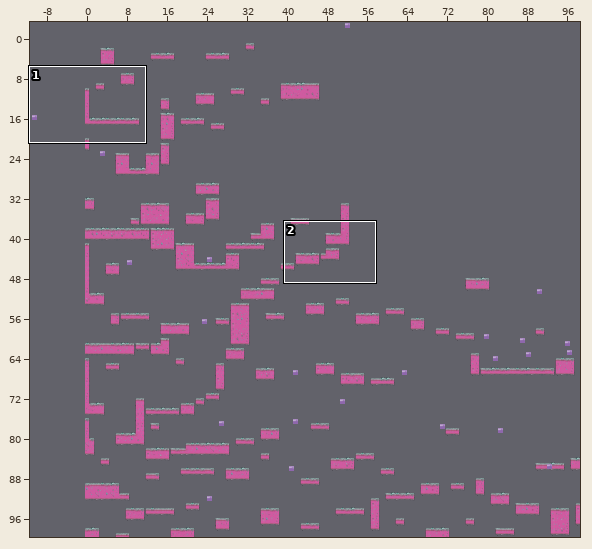
One commit to this Tiled map: res/maps/map-a1.tmx. Above: a wide view before the commit, with the close-up outlined.
Close-up. The starting point:
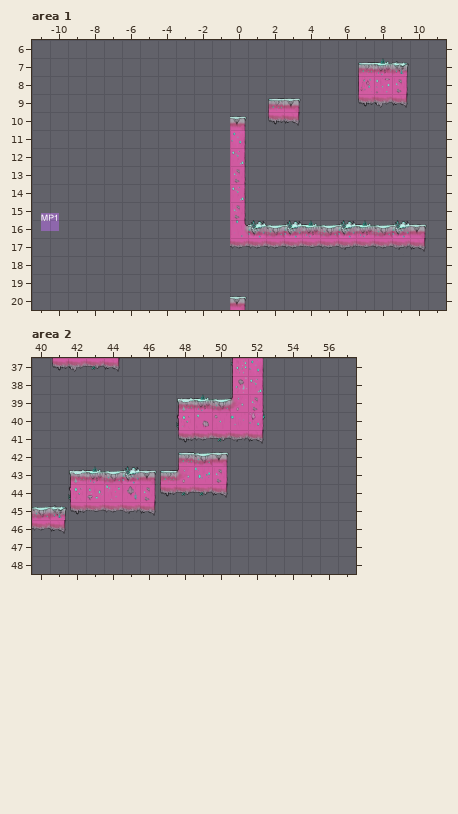
Cells are 64x64 px. Shown: area 1 x -11..11, y 6..20; area 2 x 40..57, y 37..48. The commit also changed other parts of the map, which this record leaves out.
And afterwards:
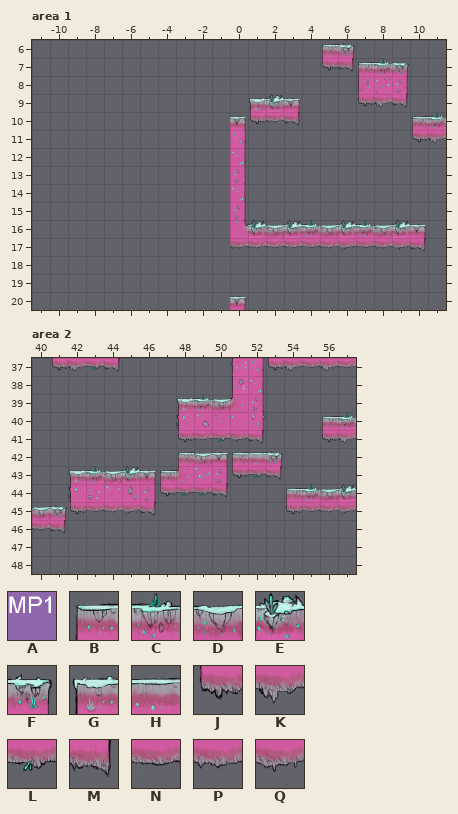
Key: from "moving_platform": A 0 "bigPlatform"; from "tiledmap_final": B 6, C 7, D 8, E 9, F 10, G 54, H 55, J 154, K 155, L 161, M 162, N 207, P 208, Q 209.
_ is an empty cell, . an unchanged one.
Objects are placed by their top-left corner, in cells (3,4 is the top-left corner of cell 3,4); size is 1x1 cell unless given.
Changes in this commit:
--- layer "main", area 1
@@ x 5..6 @@
- 6 __
- 7 __
+ 6 BF
+ 7 JM
@@ x 1..11 @@
- 9 _B.........
-10 _J.......__
-11 .........__
+ 9 GE.........
+10 JP.......BC
+11 .........JK
--- layer "objekt", area 1
-A "mp00" at -10.5,15.6
--- layer "main", area 2
@@ x 53..57 @@
-37 _____
+37 JKNKP
@@ x 51..57 @@
-40 .....__
-41 .....__
-42 ___....
-43 ___....
-44 ...____
-45 ...____
+40 .....BC
+41 .....JK
+42 BHF....
+43 JLM....
+44 ...BCDE
+45 ...JNPQ
